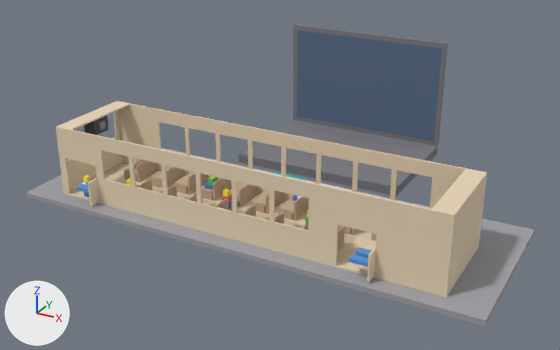
An edit to the OBJ model maqueta/maqueta_3d.obj, drawn before and after from the same camera.
Camera for both pictures: a camera (50 mm lens) standing at (967.0, -938.0, 602.0) and looking at (338.0, 205.0, 30.0). The axes (+X, +Y, +Z) are drawn at lower left. The lights are the same throughout. The picture after the commit comes second. Where no turn or scale is listed for an object, it has been applied to the vertices. Vertices at exactly the same position are counted once.

Names of what the first picture shows: 'ARCO_CAMARA_DELANTERA', 'ARCO_CAMARA_TRASERA', 'ASIENTO_03L', 'ASIENTO_07L', 'FRENTE', 'LATERAL_DERECHO_(puertas)', 'LATERAL_IZQUIERDO', 'PANTALLA', 'PISO', 'PORTATIL', 'TABLERO_BASE', 'TRASERA', 'WEBCAM_FRONTAL' and 26 more.
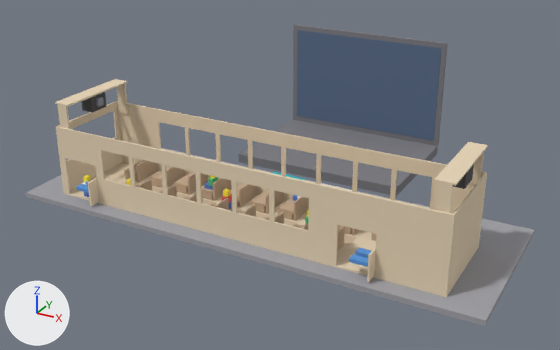
Changed parts and their boxes (x1, y1, x2, y2) in the pictures (560 x 350 px):
```json
{"object": "ARCO_CAMARA_TRASERA", "change": "moved", "before": [432, 169, 484, 214], "after": [434, 142, 488, 186]}
{"object": "ARCO_CAMARA_DELANTERA", "change": "moved", "before": [58, 102, 129, 130], "after": [55, 79, 128, 106]}
{"object": "SEPARADORES_ARCO_TRASERA", "change": "added", "after": [435, 152, 484, 213], "on screen": "beige"}
{"object": "WEBCAM_FRONTAL", "change": "moved", "before": [84, 115, 109, 135], "after": [81, 92, 106, 113]}
{"object": "SEPARADORES_ARCO_DELANTERA", "change": "added", "after": [57, 84, 128, 129]}
{"object": "WEBCAM_TRASERA", "change": "moved", "after": [453, 164, 474, 189], "on screen": "not visible before"}
```

Edits to the scene script, one JSON object a line:
```json
{"block": "me_arco_camara_delantera", "where": "# used by ob_arco_camara_delantera; location = (0.0, 0.0, 0.0)"}
{"op": "remove", "block": "me_arco_camara_delantera", "code": "me_arco_camara_delantera.from_pydata(...)  # 8 vertices, 6 faces; spans x 3.0..33.0, y 3.0..163.0, z 127.0..130.0"}
{"op": "add", "block": "me_arco_camara_delantera", "code": "me_arco_camara_delantera.from_pydata(...)  # 8 vertices, 6 faces; spans x 3.0..33.0, y 3.0..163.0, z 172.0..175.0"}
{"block": "me_arco_camara_delantera", "change": "me_arco_camara_delantera part 1: the whole mesh is moved by (0.0, 0.0, 45.0)"}
{"block": "me_arco_camara_trasera", "where": "# used by ob_arco_camara_trasera; location = (0.0, 0.0, 0.0)"}
{"op": "remove", "block": "me_arco_camara_trasera", "code": "me_arco_camara_trasera.from_pydata(...)  # 8 vertices, 6 faces; spans x 687.0..717.0, y 3.0..163.0, z 127.0..130.0"}
{"op": "add", "block": "me_arco_camara_trasera", "code": "me_arco_camara_trasera.from_pydata(...)  # 8 vertices, 6 faces; spans x 687.0..717.0, y 3.0..163.0, z 172.0..175.0"}
{"block": "me_arco_camara_trasera", "change": "me_arco_camara_trasera part 2: the whole mesh is moved by (0.0, 0.0, 45.0)"}
{"block": "me_webcam_frontal", "where": "# used by ob_webcam_frontal; location = (0.0, 0.0, 0.0)"}
{"op": "remove", "block": "me_webcam_frontal", "code": "me_webcam_frontal.from_pydata(...)  # 8 vertices, 6 faces; spans x 6.0..30.0, y 64.0..102.0, z 97.0..127.0"}
{"op": "add", "block": "me_webcam_frontal", "code": "me_webcam_frontal.from_pydata(...)  # 8 vertices, 6 faces; spans x 6.0..30.0, y 64.0..102.0, z 142.0..172.0"}
{"block": "me_webcam_frontal", "change": "me_webcam_frontal part 3: the whole mesh is moved by (0.0, 0.0, 45.0)"}
{"block": "me_webcam_trasera", "where": "# used by ob_webcam_trasera; location = (0.0, 0.0, 0.0)"}
{"op": "remove", "block": "me_webcam_trasera", "code": "me_webcam_trasera.from_pydata(...)  # 8 vertices, 6 faces; spans x 690.0..714.0, y 64.0..102.0, z 97.0..127.0"}
{"op": "add", "block": "me_webcam_trasera", "code": "me_webcam_trasera.from_pydata(...)  # 8 vertices, 6 faces; spans x 690.0..714.0, y 64.0..102.0, z 142.0..172.0"}
{"block": "me_webcam_trasera", "change": "me_webcam_trasera part 4: the whole mesh is moved by (0.0, 0.0, 45.0)"}
{"op": "add", "block": "me_separadores_arco_trasera", "code": ["me_separadores_arco_trasera = bpy.data.meshes.new('SEPARADORES_ARCO_TRASERA')", "me_separadores_arco_trasera.from_pydata(...)  # a box spanning x 692.0..712.0, y 3.0..6.0, z 110.0..172.0; a box spanning x 692.0..712.0, y 160.0..163.0, z 110.0..172.0", "me_separadores_arco_trasera.materials.append(mat_mdf)  # beige #e7d4b6"]}
{"op": "add", "block": "me_separadores_arco_delantera", "code": ["me_separadores_arco_delantera = bpy.data.meshes.new('SEPARADORES_ARCO_DELANTERA')", "me_separadores_arco_delantera.from_pydata(...)  # a box spanning x 8.0..28.0, y 3.0..6.0, z 110.0..172.0; a box spanning x 8.0..28.0, y 160.0..163.0, z 110.0..172.0", "me_separadores_arco_delantera.materials.append(mat_mdf)  # beige #e7d4b6"]}
{"op": "add", "block": "ob_separadores_arco_trasera", "code": ["ob_separadores_arco_trasera = bpy.data.objects.new('SEPARADORES_ARCO_TRASERA', me_separadores_arco_trasera)", "ob_separadores_arco_trasera.location = (0.0, 0.0, 0.0)"]}
{"op": "add", "block": "ob_separadores_arco_delantera", "code": ["ob_separadores_arco_delantera = bpy.data.objects.new('SEPARADORES_ARCO_DELANTERA', me_separadores_arco_delantera)", "ob_separadores_arco_delantera.location = (0.0, 0.0, 0.0)"]}
```
